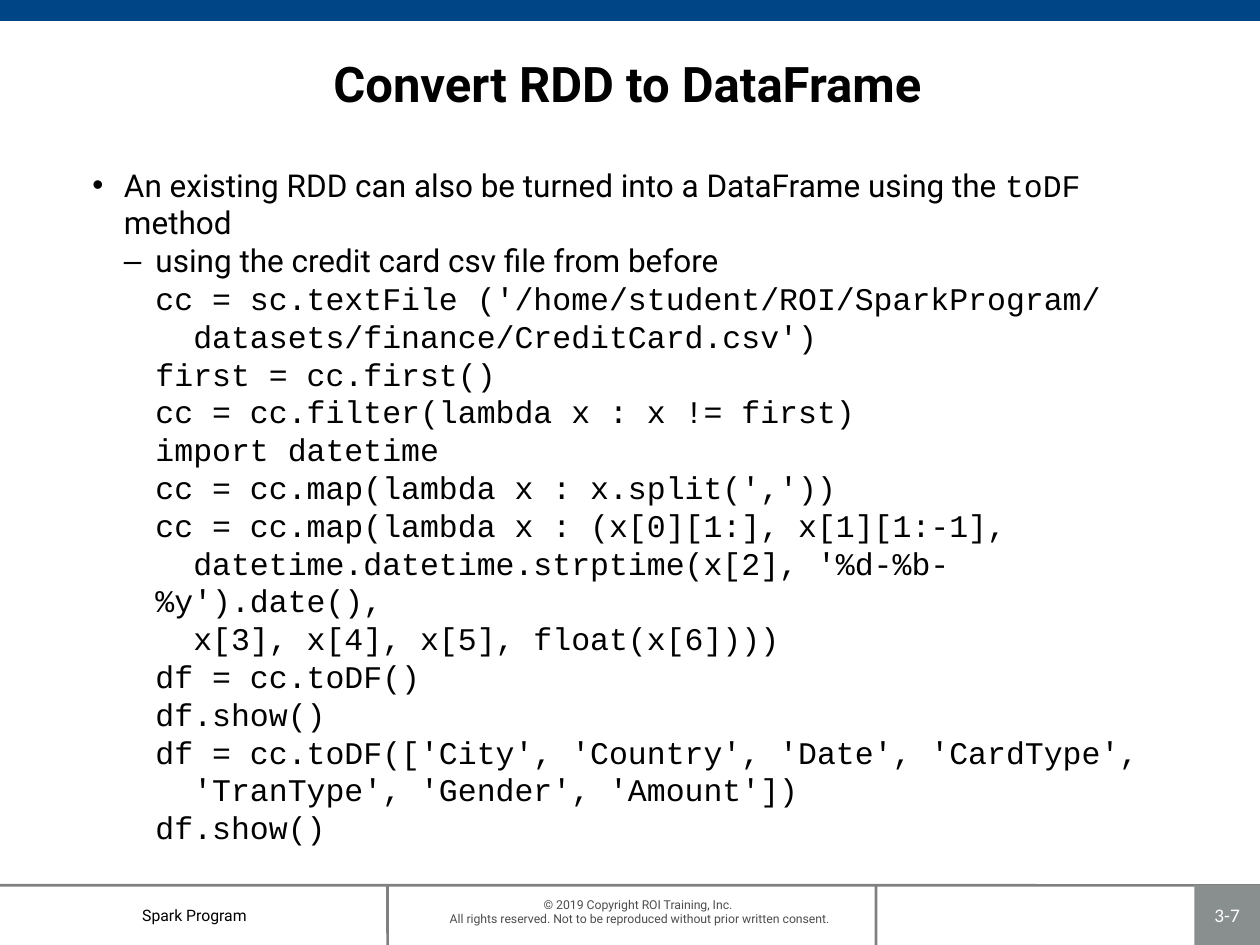
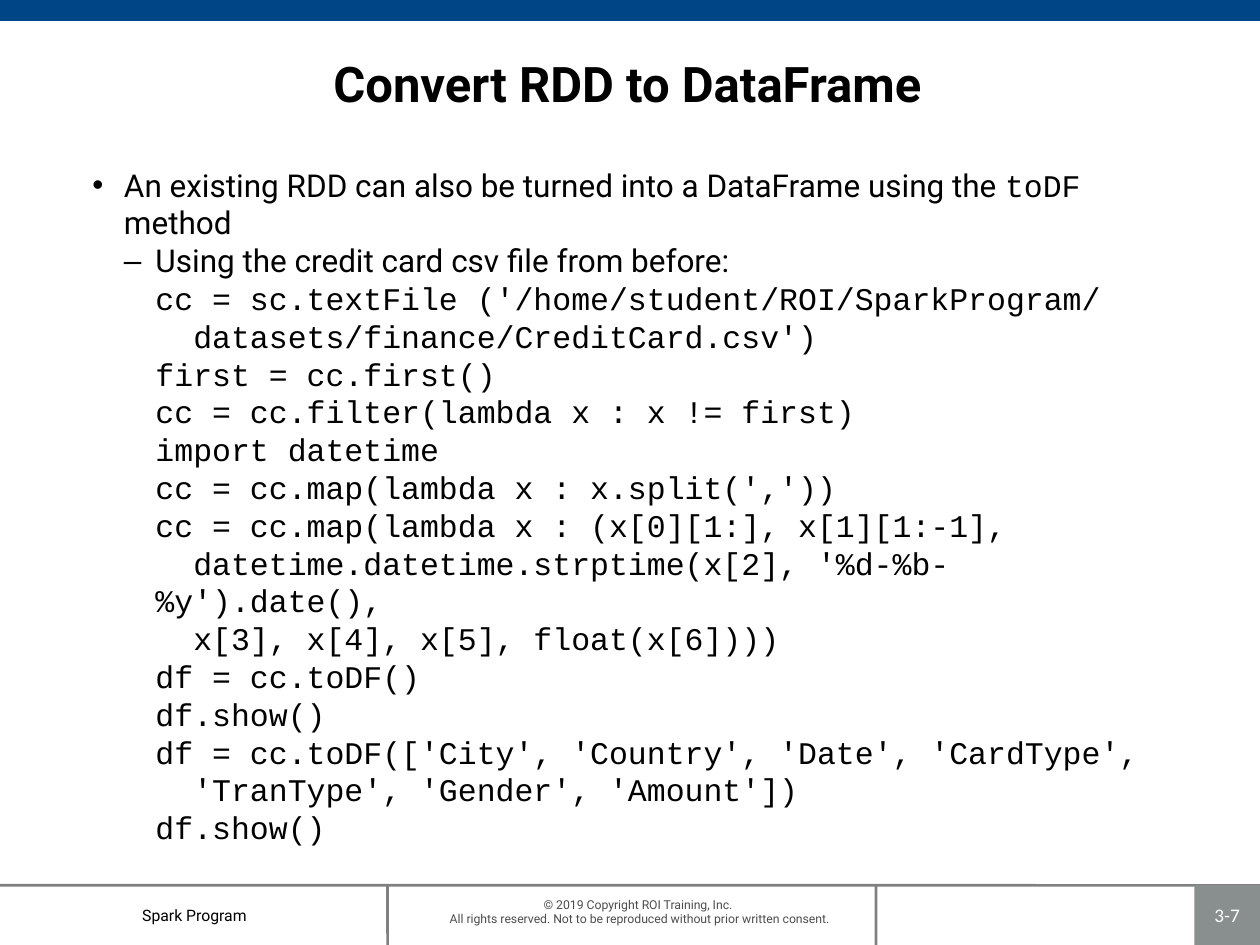
Before and after one commit to roitraining/SparkProgram, a slide deck: slide 7 of Day2/Ch03_DataFrames.pptx. Drawn at 1260x945 pixels with LibreOffice and Linux fonts; fonts in the diff are those of the drawing; background and template pictures are left out. Boxes give left, top, right and bottom in pixels: in the first picture for what was removed or moved away, otherwise in the second. Text is boxed around its words. In the diff, an @@ line names an element or a change of style, - is before the commit and + after.

```diff
--- a/Day2/Ch03_DataFrames.pptx
+++ b/Day2/Ch03_DataFrames.pptx
@@ text at (x1=155, y1=248, x2=1138, y2=846): text changed @@
-  – using the credit card csv file from before
-    cc = sc.textFile ('/home/student/ROI/SparkProgram/
-    datasets/finance/CreditCard.csv')
-    first = cc.first()
-    cc = cc.filter(lambda x : x != first)
-    import datetime
-    cc = cc.map(lambda x : x.split(','))
-    cc = cc.map(lambda x : (x[0][1:], x[1][1:-1],
-    datetime.datetime.strptime(x[2], '%d-%b-%y').date(),
-    x[3], x[4], x[5], float(x[6])))
-    df = cc.toDF()
-    df.show()
-    df = cc.toDF(['City', 'Country', 'Date', 'CardType',
-    'TranType', 'Gender', 'Amount'])
-    df.show()
+  – Using the credit card csv file from before:
+    cc = sc.textFile ('/home/student/ROI/SparkProgram/
+    datasets/finance/CreditCard.csv')
+    first = cc.first()
+    cc = cc.filter(lambda x : x != first)
+    import datetime
+    cc = cc.map(lambda x : x.split(','))
+    cc = cc.map(lambda x : (x[0][1:], x[1][1:-1],
+    datetime.datetime.strptime(x[2], '%d-%b-%y').date(),
+    x[3], x[4], x[5], float(x[6])))
+    df = cc.toDF()
+    df.show()
+    df = cc.toDF(['City', 'Country', 'Date', 'CardType',
+    'TranType', 'Gender', 'Amount'])
+    df.show()
```
Also in this commit, not shown: 13 other slides changed, 1 other file.
